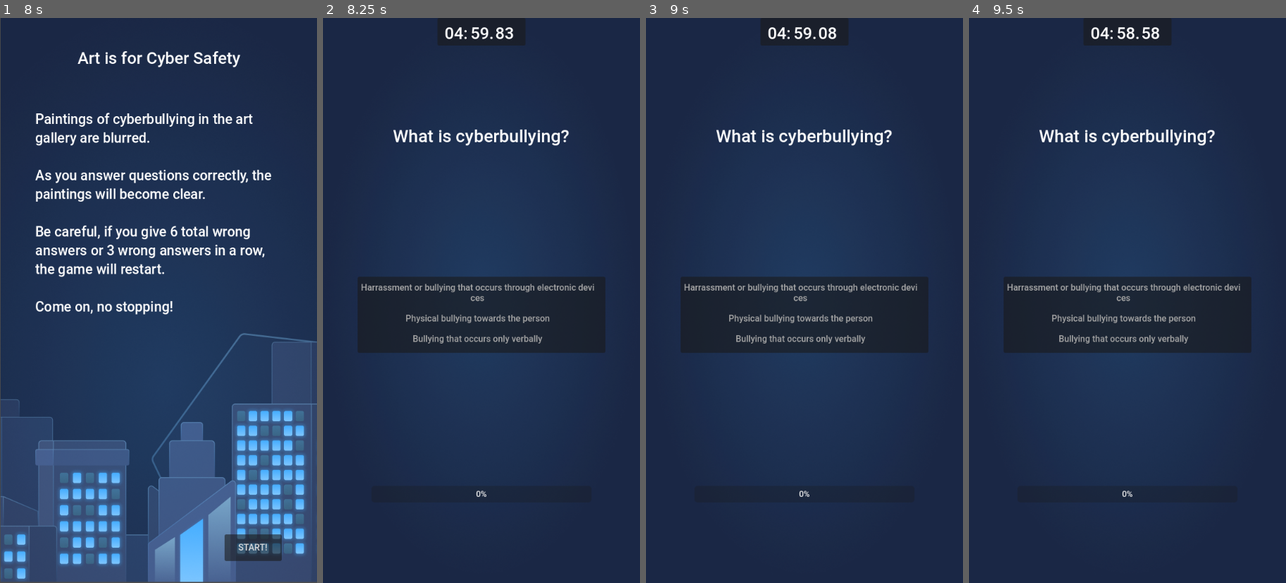
Above: before the commit, frames 1-4 (left to right).
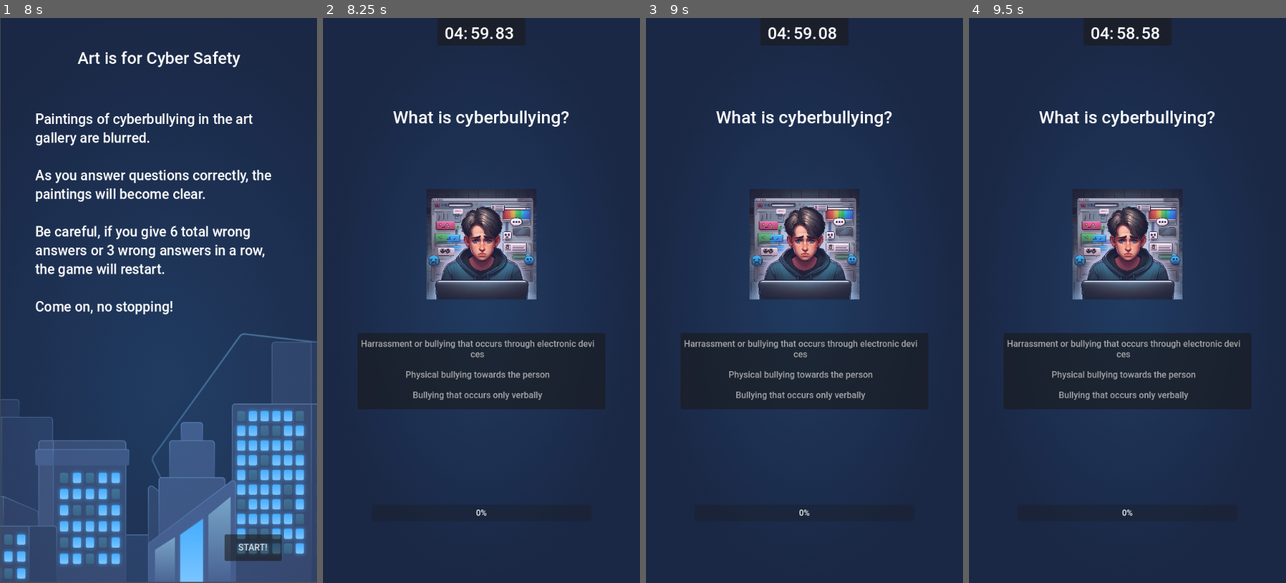
Above: after the commit, the same moments.

Repository: eyubious/cyberland-godot
Game: Godot game, scene res://start_seq/start_page.tscn
The game is run twice, just before and just after one commit, with the same random seed, the same clock (stepped at 60 frames per second) and the same inputs. Video files are missing from this copy of the repository; at most half a second of black plays in their place.
Inputs:
- Up to frame 1 (8 s): click "<< Start >>" at 0.5 s; click "Cyberland" at 1.25 s; click "Map" at 2 s; click "Files" at 2.75 s; click "Map" at 3.5 s; click "Collections" at 4.25 s; click "Map" at 5 s; click "Locked" at 5.75 s; click "1" at 6.5 s; click "Play Game!" at 7.25 s
- Up to frame 2 (8.25 s): click "START!" at 8 s
- Up to frame 3 (9 s): tap Enter at 8.75 s
- Up to frame 4 (9.5 s): no input

Frame 1 is identical in both runs. In frame 2, 21% of the frame differs, in the area x 10-90%, y 16-89%; in frame 3, 21%; in frame 4, 21%.

Commit message:
added images as mvp to questions

Diff:
--- a/Missions/mission_1/mission_1_game/play_game.gd
+++ b/Missions/mission_1/mission_1_game/play_game.gd
@@ -12,11 +12,12 @@
 var item: Dictionary
 var item_index: int = 0
 
-# question & answers variables
+# question, image & answers variables
 @onready var displayQuestion = $VBoxContainer/question
 @onready var displayAnswerChoices = $VBoxContainer/answerChoices
 @onready var message = $message
 @onready var healthBar = $VBoxContainer/progressBar
+@onready var image = $VBoxContainer/galleryImage
 
 # Called when the node enters the scene tree for the first time.
 func _ready():
@@ -57,6 +58,8 @@
 	displayAnswerChoices.show()
 	displayAnswerChoices.clear()
 	item = dict[item_index]
+	image.texture = load(item.image)
+	image.show()
 	displayQuestion.text = item.question
 	var answers = item.answers
 	for answer in answers:
--- a/Missions/mission_1/mission_1_game/play_game.tscn
+++ b/Missions/mission_1/mission_1_game/play_game.tscn
@@ -69,15 +69,6 @@
 expand_mode = 1
 stretch_mode = 4
 
-[node name="art2" type="TextureRect" parent="ScrollContainer/GridContainer"]
-custom_minimum_size = Vector2(200, 200)
-layout_mode = 2
-size_flags_horizontal = 0
-size_flags_vertical = 2
-texture = ExtResource("5_lusde")
-expand_mode = 1
-stretch_mode = 4
-
 [node name="art3" type="TextureRect" parent="ScrollContainer/GridContainer"]
 custom_minimum_size = Vector2(200, 200)
 layout_mode = 2
@@ -129,6 +120,15 @@
 size_flags_horizontal = 0
 size_flags_vertical = 2
 texture = ExtResource("11_76dkf")
+expand_mode = 1
+stretch_mode = 4
+
+[node name="art2" type="TextureRect" parent="ScrollContainer/GridContainer"]
+custom_minimum_size = Vector2(200, 200)
+layout_mode = 2
+size_flags_horizontal = 0
+size_flags_vertical = 2
+texture = ExtResource("5_lusde")
 expand_mode = 1
 stretch_mode = 4
 
@@ -299,6 +299,13 @@
 text = "Question"
 horizontal_alignment = 1
 autowrap_mode = 3
+
+[node name="galleryImage" type="TextureRect" parent="VBoxContainer"]
+custom_minimum_size = Vector2(200, 200)
+layout_mode = 2
+size_flags_horizontal = 4
+size_flags_vertical = 4
+expand_mode = 1
 
 [node name="answerChoices" type="ItemList" parent="VBoxContainer"]
 custom_minimum_size = Vector2(450, 100)
@@ -329,8 +336,4 @@
 step = 1.0
 rounded = true
 
-[node name="image0" type="Sprite2D" parent="."]
-position = Vector2(274, 533)
-scale = Vector2(0.2, 0.2)
-
 [connection signal="item_selected" from="VBoxContainer/answerChoices" to="." method="_on_answer_choices_item_selected"]
--- a/Missions/mission_1/mission_1_game/question_content.json
+++ b/Missions/mission_1/mission_1_game/question_content.json
@@ -1,6 +1,7 @@
 [
 	{
 		"question" : "What is cyberbullying?",
+		"image" : "res://Missions/mission_1/mission_1_game/art/1.jpg",
 		"answers" : [
 			"Harrassment or bullying that occurs through electronic devices",
 			"Physical bullying towards the person",
@@ -10,6 +11,7 @@
 	},
 	{
 		"question" : "Which of the following is an example of cyberbullying?",
+		"image" : "res://Missions/mission_1/mission_1_game/art/2.jpg",
 		"answers" : [
 			"Having a disagreement with a friend",
 			"Playing online games with people you don't know",
@@ -19,6 +21,7 @@
 	},
 	{
 		"question" : "Who can be victims of cyberbullying?",
+		"image" : "res://Missions/mission_1/mission_1_game/art/3.png",
 		"answers" : [
 			"Children only",
 			"Everyone, regardless of age",
@@ -28,6 +31,7 @@
 	},
 	{
 		"question" : "Does cyberbullying only happen to women?",
+		"image" : "res://Missions/mission_1/mission_1_game/art/4.png",
 		"answers" : [
 			"Yes, it only happens to women",
 			"No, it happens to men too"
@@ -36,6 +40,7 @@
 	},
 	{
 		"question" : "Which of the following is not cyberbullying?",
+		"image" : "res://Missions/mission_1/mission_1_game/art/5.jpg",
 		"answers" : [
 			"Making derogatory and hurtful comments on social media",
 			"Publishing your friend's private information on the internet without permission",
@@ -45,6 +50,7 @@
 	},
 	{
 		"question" : "Is cyberbullying a crime?",
+		"image" : "res://Missions/mission_1/mission_1_game/art/6.jpg",
 		"answers" : [
 			"Cyberbullying does not constitute a crime in law",
 			"Cyberbullying is a crime only for adults",
@@ -54,6 +60,7 @@
 	},
 	{
 		"question" : "Cemre knows that Deniz is being cyberbullied, but she does not what to leave the WhatsApp group. She ignores the situation because she is afraid of being removed and left without friends. Cemre is ...",
+		"image" : "res://Missions/mission_1/mission_1_game/art/7.png",
 		"answers" : [
 			"a cyberbully",
 			"a cyber defender",
@@ -63,6 +70,7 @@
 	},
 	{
 		"question" : "Emre shares a special photo of his friend Görkem on his Instagram story. Görkem is very embarrased because everyone has seen it. Görkem is ...",
+		"image" : "res://Missions/mission_1/mission_1_game/art/8.png",
 		"answers" : [
 			"a cyberbully",
 			"a cyber victim",
@@ -72,6 +80,7 @@
 	},
 	{
 		"question" : "When Gizem finds out that her best friend is being cyberbullied, she wants to tell someone she trusts and think will help them. Gizem is ...",
+		"image" : "res://Missions/mission_1/mission_1_game/art/9.jpg",
 		"answers" : [
 			"a cyberbullying defender",
 			"a cyberbully",
@@ -81,6 +90,7 @@
 	},
 	{
 		"question" : "Cam asks Kerem for permission to share the photo they took together on his social media account. Cam is ...",
+		"image" : "res://Missions/mission_1/mission_1_game/art/10.jpg",
 		"answers" : [
 			"a cyberbully",
 			"a cyberbuddy",
@@ -90,6 +100,7 @@
 	},
 	{
 		"question" : "Yusuf spread a rumour about Cansu on Twitter. Cansu is ...",
+		"image" : "res://Missions/mission_1/mission_1_game/art/11.png",
 		"answers" : [
 			"a cyber victim",
 			"a cyberbully",
@@ -99,6 +110,7 @@
 	},
 	{
 		"question" : "Ahmet was disturbed by some of the social media posts of Gökhan, with whom he studied with at the same school, and stopped following him. Ahmet is ...",
+		"image" : "res://Missions/mission_1/mission_1_game/art/12.jpg",
 		"answers" : [
 			"cyberbullying",
 			"not cyberbullying"
@@ -107,6 +119,7 @@
 	},
 	{
 		"question" : "Buse shows Kağan private photos of a friend in their class. Kağan tells his friend that what he did was wrong and does not look at the photos he showed him. Kağan is ...",
+		"image" : "res://Missions/mission_1/mission_1_game/art/13.jpg",
 		"answers" : [
 			"a cyber defender",
 			"a cyberbully",
@@ -116,6 +129,7 @@
 	},
 	{
 		"question" : "When Esra saw her friend's TikTok video, which received many likes, she created a fake profile and sent messages to annoy them. Esra is ...",
+		"image" : "res://Missions/mission_1/mission_1_game/art/14.png",
 		"answers" : [
 			"a cyberbully",
 			"a cyber victim",
@@ -125,6 +139,7 @@
 	},
 	{
 		"question" : "Melissa started a group chat without Cem and sent a lot of unpleasant messages about Cam. Is this cyberbullying?",
+		"image" : "res://Missions/mission_1/mission_1_game/art/15.png",
 		"answers" : [
 			"Yes",
 			"No",
@@ -134,6 +149,7 @@
 	},
 	{
 		"question" : "Cem heard people talking badly about him in the group chat and shared the photos he secretly took of Melisa. Is this cyberbullying?",
+		"image" : "res://Missions/mission_1/mission_1_game/art/16.png",
 		"answers" : [
 			"No",
 			"Yes",
@@ -143,6 +159,7 @@
 	},
 	{
 		"question" : "Ash saw a post from a friend who he thought was not dressed well and shared the screenshot in a groupchat. Is this cyberbullying?",
+		"image" : "res://Missions/mission_1/mission_1_game/art/17.jpg",
 		"answers" : [
 			"This is cyberbullying",
 			"This is not cyberbullying",
@@ -152,6 +169,7 @@
 	},
 	{
 		"question" : "What does a cyber advocate do when faced with cyberbullying?",
+		"image" : "res://Missions/mission_1/mission_1_game/art/18.jpg",
 		"answers" : [
 			"Remains silent and does not interfere",
 			"Supports cyberbullying to avoid losing friendship",
@@ -161,6 +179,7 @@
 	},
 	{
 		"question" : "What should we do when we witness cyberbullying?",
+		"image" : "res://Missions/mission_1/mission_1_game/art/19.jpg",
 		"answers" : [
 			"We must report to a trusted adult or authorized person",
 			"If we love the cyberbully, we should support whatever they do",
@@ -170,6 +189,7 @@
 	},
 	{
 		"question" : "Is cyberbulling done only by people we don't know?",
+		"image" : "res://Missions/mission_1/mission_1_game/art/20.jpg",
 		"answers" : [
 			"Yes, it is done by people we don't know",
 			"No, oftentimes you know cyberbullies in real life"
@@ -178,6 +198,7 @@
 	},
 	{
 		"question" : "Is cyberbullying harmful?",
+		"image" : "res://Missions/mission_1/mission_1_game/art/21.png",
 		"answers" : [
 			"Yes, it can have long-lasting effects on the cyber victim",
 			"No, it does not affect the cyber victim psychologically",
